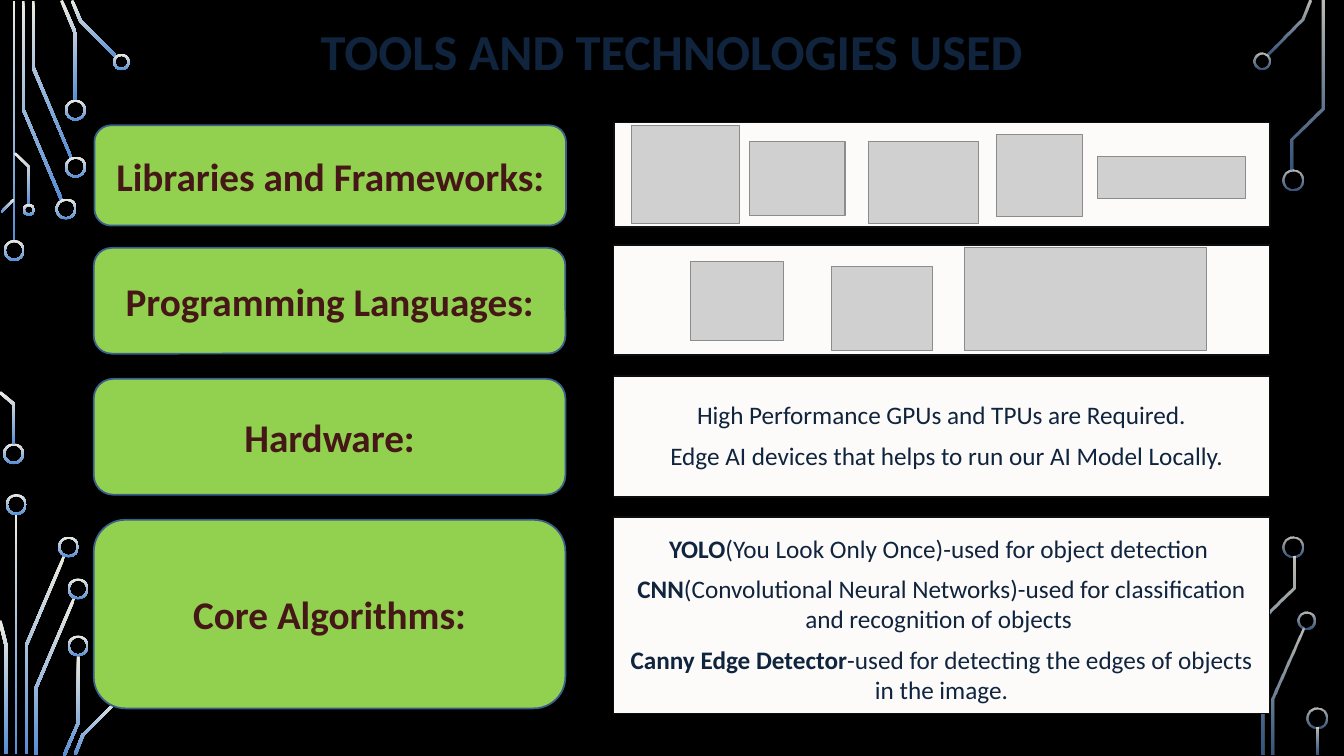
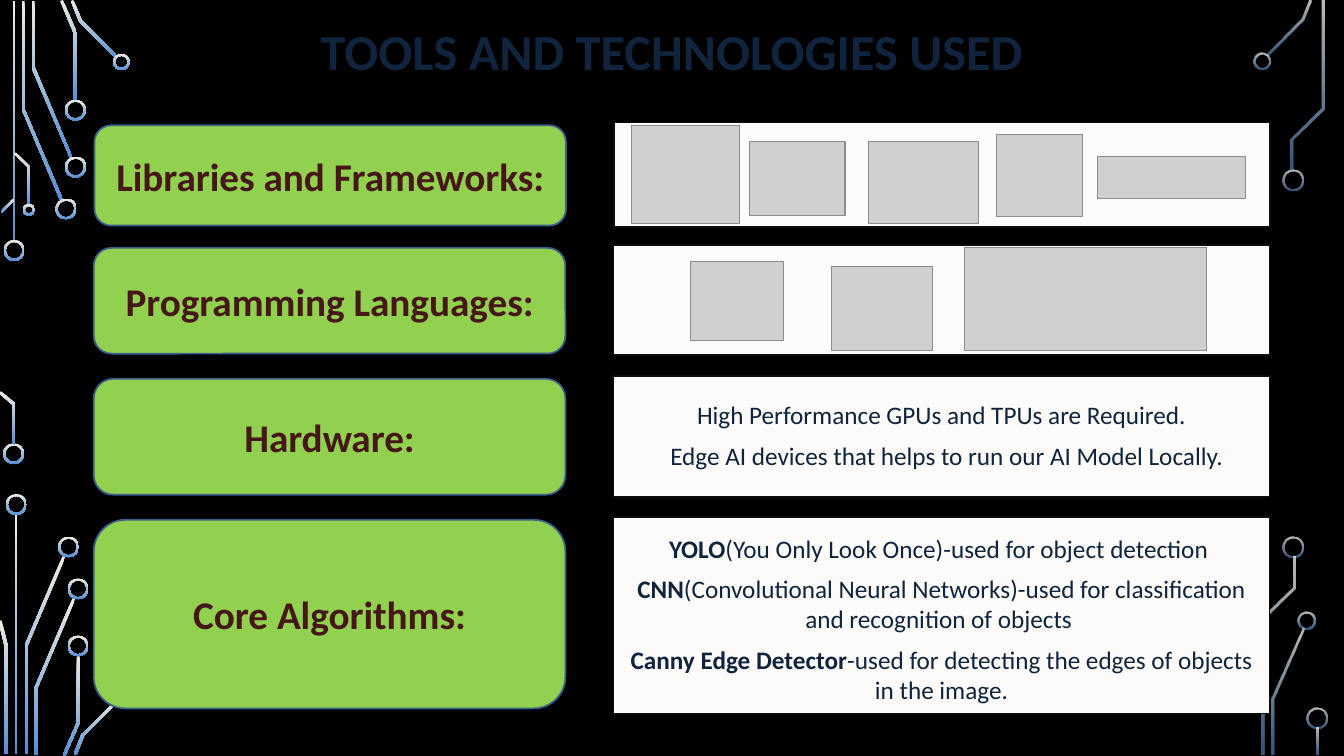
Before and after one commit to ARYAN-PURI/OpenCV-Learning, a slide deck: slide 10 of Presentation/22BEC032-ARYAN-PURI.pptx. Drawn at 1344x756 pixels with LibreOffice and Linux fonts; fonts in the diff are those of the drawing; grey boxes stand for pictures; background and template pictures are left out. Boxes give left, top, right and bottom in pixels: in the first picture for what was removed or moved away, otherwise in the second. Text is boxed around its words. In the diff, an @@ line names an element or a change of style, - is before the commit and + after.

```diff
--- a/Presentation/22BEC032-ARYAN-PURI.pptx
+++ b/Presentation/22BEC032-ARYAN-PURI.pptx
@@ text at (x1=669, y1=539, x2=1207, y2=563): text changed @@
-YOLO(You Look Only Once)-used for object detection
+YOLO(You Only Look Once)-used for object detection
```
Also in this commit, not shown: 10 other slides changed, 2 slides added, 1 other file.
